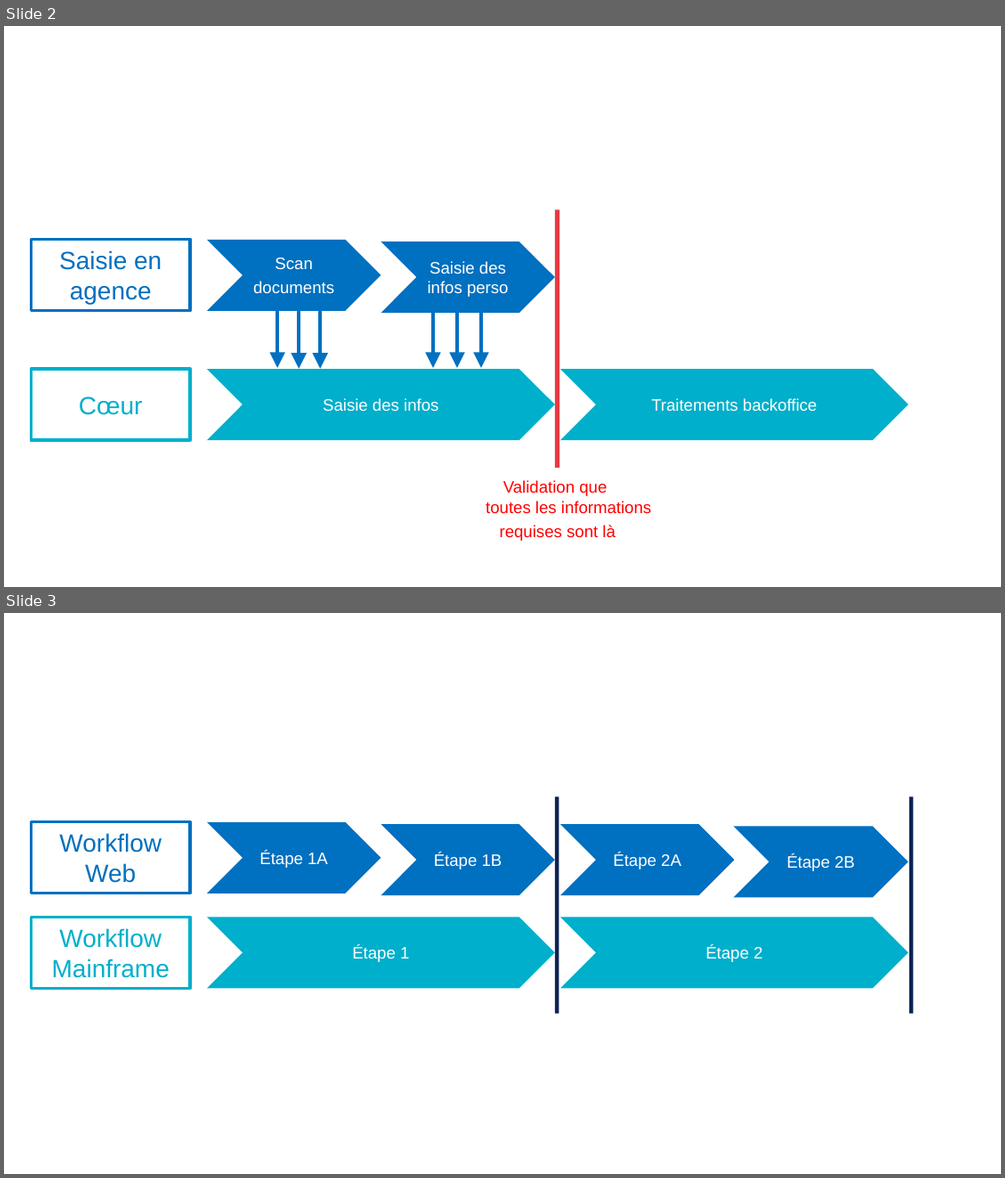
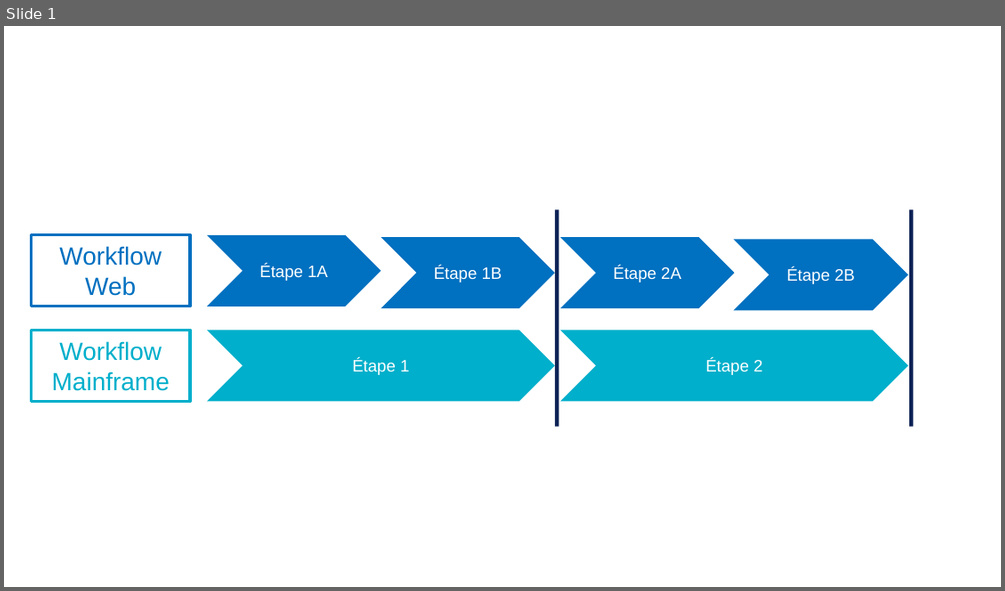
Before and after one commit to archiloque/blog, a slide deck: wip/omnicanal/slides.pptx. Shown one above the other, each under a label of ours: slides 2 and 3 before the commit, slide 1 after it. The pictures are 1005x1178 and 1005x591 pixels, drawn with LibreOffice and Linux fonts; fonts in the diff are those of the drawing. Boxes give left, top, right and bottom in pixels: in the first picture for what was removed or moved away, otherwise in the second. Text is boxed around its words. In the diff, an @@ line names an element or a change of style, - is before the commit and + after.

```diff
--- a/wip/omnicanal/slides.pptx
+++ b/wip/omnicanal/slides.pptx
@@ slide 2 removed at box(4, 26, 1001, 587), background #FFFFFF @@
@@ rectangle removed at box(555, 210, 559, 468) @@
@@ rectangle removed at box(31, 239, 190, 311) @@
-Saisie en agence
@@ chevron removed at box(207, 239, 380, 310) @@
-Scan
-documents
@@ chevron removed at box(380, 241, 555, 313) @@
-Saisie des infos perso
@@ arrow removed from (278, 310) to (278, 368) @@
@@ arrow removed from (299, 311) to (299, 369) @@
@@ arrow removed from (320, 311) to (320, 369) @@
@@ arrow removed from (433, 310) to (433, 368) @@
@@ arrow removed from (457, 310) to (457, 368) @@
@@ arrow removed from (481, 311) to (481, 368) @@
@@ rectangle removed at box(31, 369, 190, 440) @@
-Cœur
@@ chevron removed at box(207, 369, 554, 440) @@
-Saisie des infos
@@ chevron removed at box(560, 369, 908, 440) @@
-Traitements backoffice
@@ text removed at box(485, 480, 651, 540) @@
-Validation que
-toutes les informations
-requises sont là
@@ what was slide 3 is now slide 1 @@
```
Also in this commit, not shown: 1 other slide removed, 1 other file.
